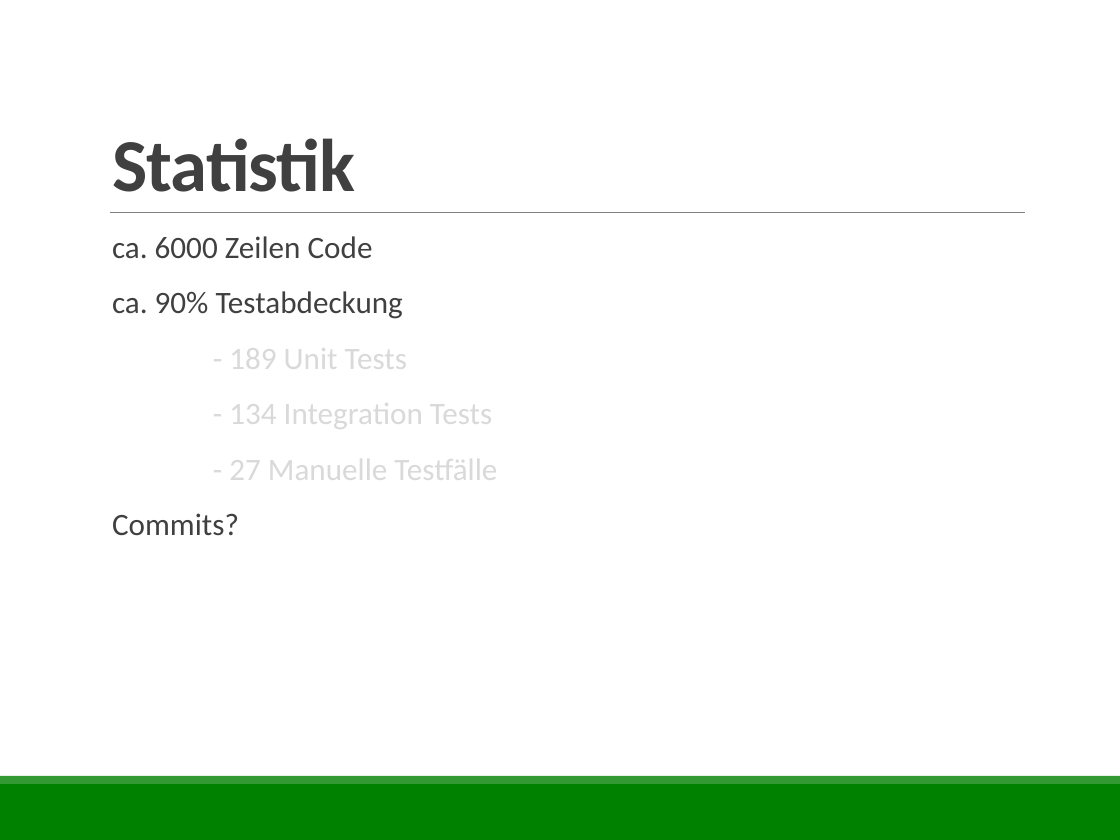
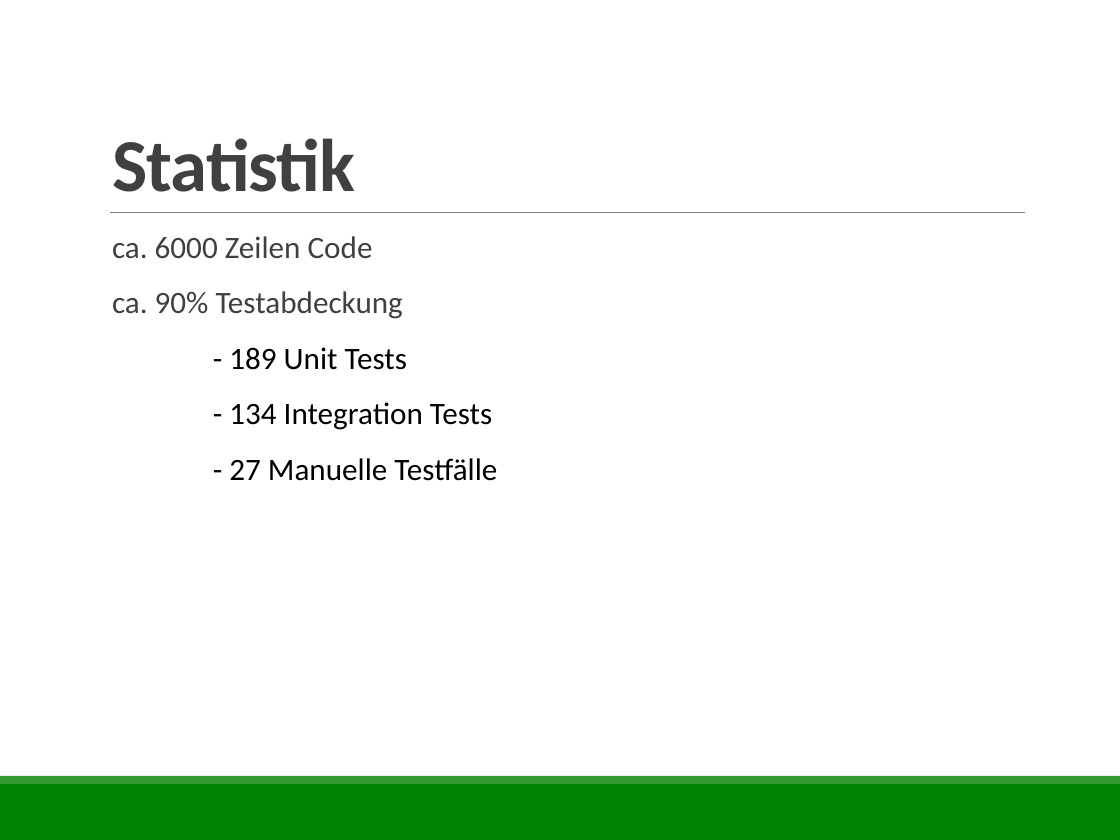
Before and after one commit to rethesa/pse-android-go-server, a slide deck: slide 8 of Abschlusspräsentation/Abschlusspräsentation.pptx. Drawn at 1120x840 pixels with LibreOffice and Linux fonts; fonts in the diff are those of the drawing. Boxes give left, top, right and bottom in pixels: in the first picture for what was removed or moved away, otherwise in the second. Text is boxed around its words. In the diff, an @@ line names an element or a change of style, - is before the commit and + after.

Commit message:
aranged Statistik and Lernerfahrungen

```diff
--- a/Abschlusspräsentation/Abschlusspräsentation.pptx
+++ b/Abschlusspräsentation/Abschlusspräsentation.pptx
@@ text at box(229, 347, 497, 481): text colour #D9D9D9 to #000000 in "- 189 Unit Tests", "- 134 Integration Tests", "- 27 Manuelle Testfälle" @@
@@ text at box(112, 513, 239, 535): paragraph removed @@
-  Commits?
```
Also in this commit, not shown: 1 other slide changed.
